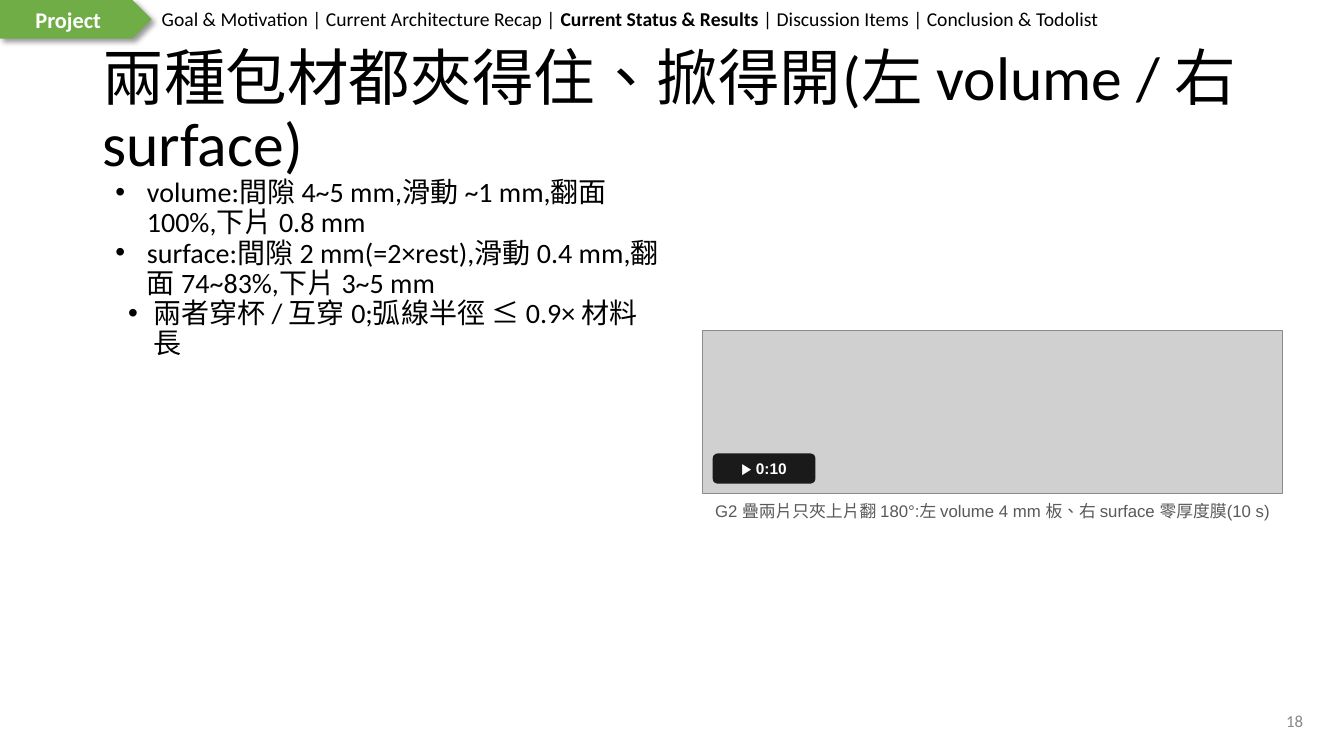
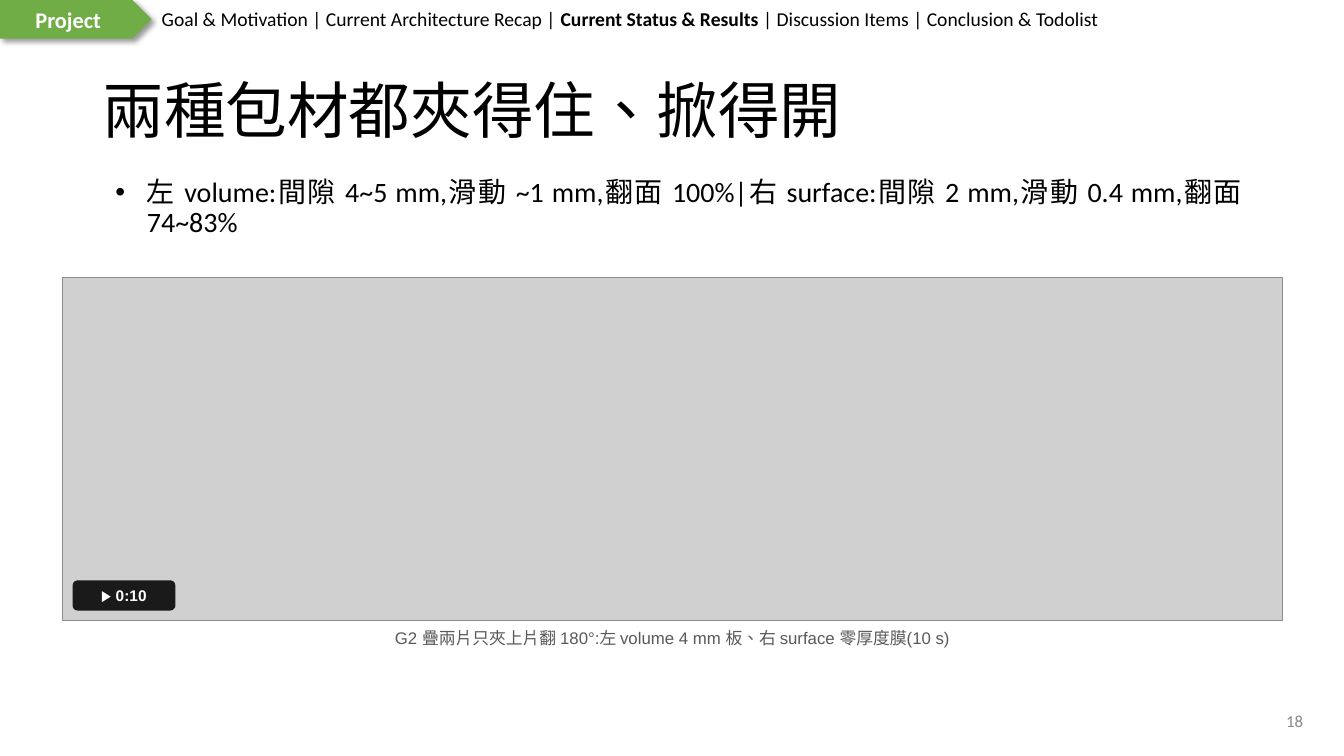
Before and after one commit to wyattsheu/sim-forge, a slide deck: slide 18 of sims/fr3_bubblewrap_pack_20261007/deck/2026-10-07-Report.pptx. Drawn at 1344x756 pixels with LibreOffice and Linux fonts; fonts in the diff are those of the drawing; grey boxes stand for pictures. Boxes give left, top, right and bottom in pixels: in the first picture for what was removed or moved away, otherwise in the second. Text is boxed around its words. In the diff, an @@ line names an element or a change of style, - is before the commit and + after.

Commit message:
deck: full-width side-by-side grip/peel clips (slides 15, 18)

```diff
--- a/sims/fr3_bubblewrap_pack_20261007/deck/2026-10-07-Report.pptx
+++ b/sims/fr3_bubblewrap_pack_20261007/deck/2026-10-07-Report.pptx
@@ title at <box>102,81,841,138</box>: text changed @@
-兩種包材都夾得住、掀得開(左 volume / 右 surface)
+兩種包材都夾得住、掀得開
@@ text at <box>147,178,1242,233</box>: text changed @@
-• volume:間隙 4~5 mm,滑動 ~1 mm,翻面 100%,下片 0.8 mm
-• surface:間隙 2 mm(=2×rest),滑動 0.4 mm,翻面 74~83%,下片 3~5 mm
-• 兩者穿杯 / 互穿 0;弧線半徑 ≤ 0.9× 材料長
+• 左 volume:間隙 4~5 mm,滑動 ~1 mm,翻面 100%|右 surface:間隙 2 mm,滑動 0.4 mm,翻面 74~83%
@@ picture: place and size @@
-picture at <box>703,331,1282,494</box>
+picture at <box>63,277,1282,620</box>
@@ rounded rectangle "▶ 0:10": place and size @@
-rounded rectangle "▶ 0:10" at <box>713,454,816,484</box>
+rounded rectangle "▶ 0:10" at <box>73,581,175,611</box>
@@ text "G2 疊兩片只夾上片翻 180°:左 volume 4 ...": place and size @@
-text "G2 疊兩片只夾上片翻 180°:左 volume 4 ..." at <box>715,503,1270,521</box>
+text "G2 疊兩片只夾上片翻 180°:左 volume 4 ..." at <box>395,630,950,648</box>
```
Also in this commit, not shown: 1 other slide changed, 1 other file.
